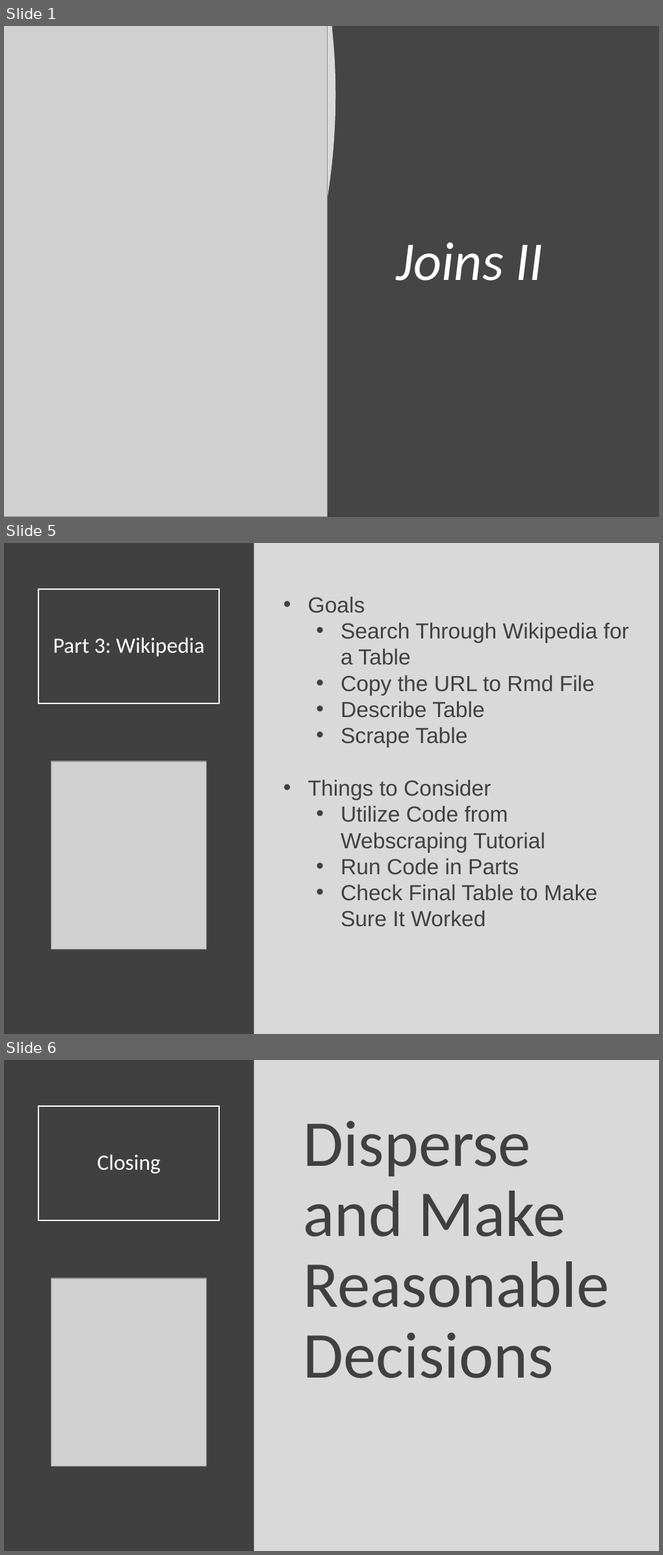
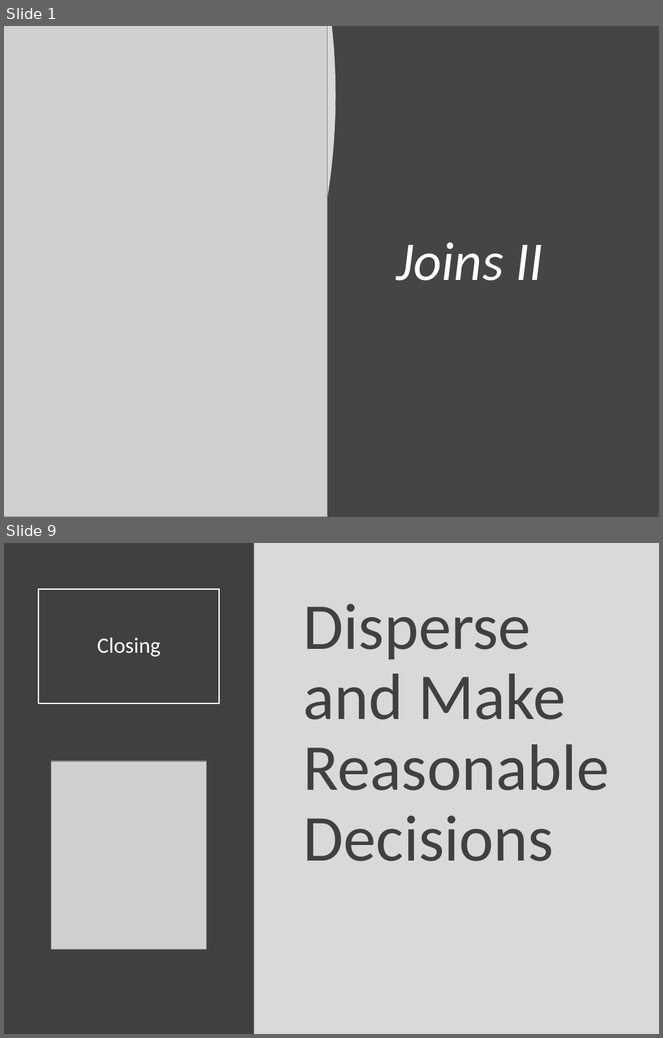
Before and after one commit to SuperMarioGiacomazzo/STOR320_WEBSITE, a slide deck: Lecture/Joins 2/Joins_2_Lecture.pptx. Shown one above the other, each under a label of ours: slides 1, 5 and 6 before the commit, slides 1 and 9 after it; the slides between them are not shown. The pictures are 663x1555 and 663x1038 pixels, drawn with LibreOffice and Linux fonts; fonts in the diff are those of the drawing; grey boxes stand for pictures. Boxes give left, top, right and bottom in pixels: in the first picture for what was removed or moved away, otherwise in the second. Text is boxed around its words. In the diff, an @@ line names an element or a change of style, - is before the commit and + after.

```diff
--- a/Lecture/Joins 2/Joins_2_Lecture.pptx
+++ b/Lecture/Joins 2/Joins_2_Lecture.pptx
@@ slide 5 removed at (4,543,659,1034), background #D9D9D9 @@
@@ rectangle removed at (4,543,254,1034) @@
@@ title removed at (38,589,220,704) @@
-Part 3: Wikipedia
@@ text removed at (308,596,629,927) @@
-• Goals
-  • Search Through Wikipedia for a Table
-  • Copy the URL to Rmd File
-  • Describe Table
-  • Scrape Table
-• Things to Consider
-  • Utilize Code from Webscraping Tutorial
-  • Run Code in Parts
-  • Check Final Table to Make Sure It Worked
@@ picture removed at (51,761,206,949) @@
@@ what was slide 6 is now slide 9 @@
```
Also in this commit, not shown: 1 slide changed, 6 slides added, 2 other slides removed, 3 other files.
